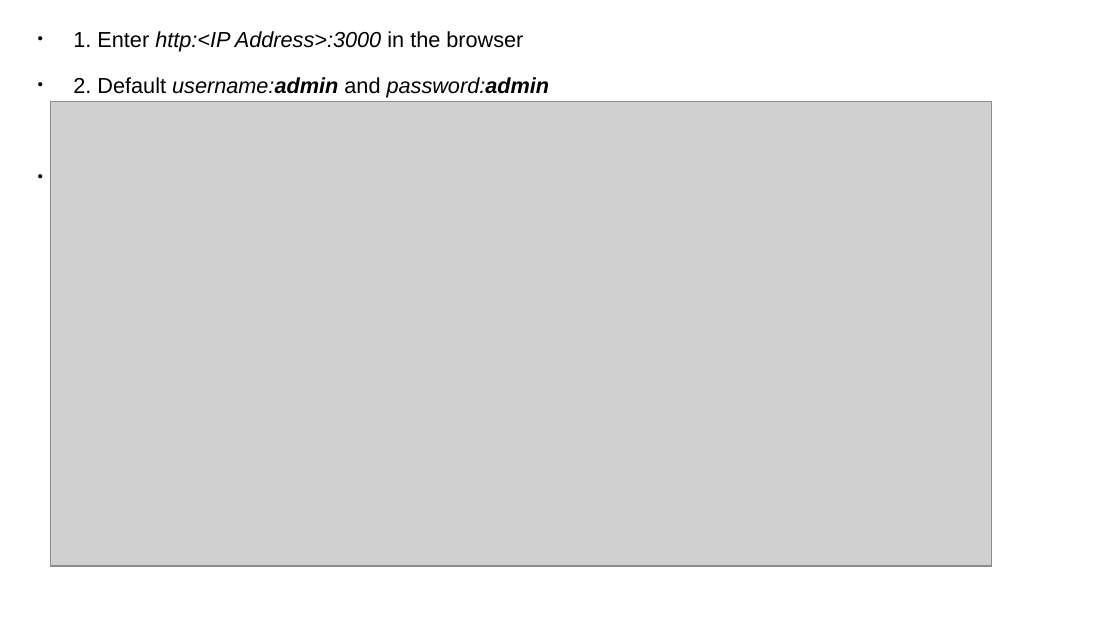
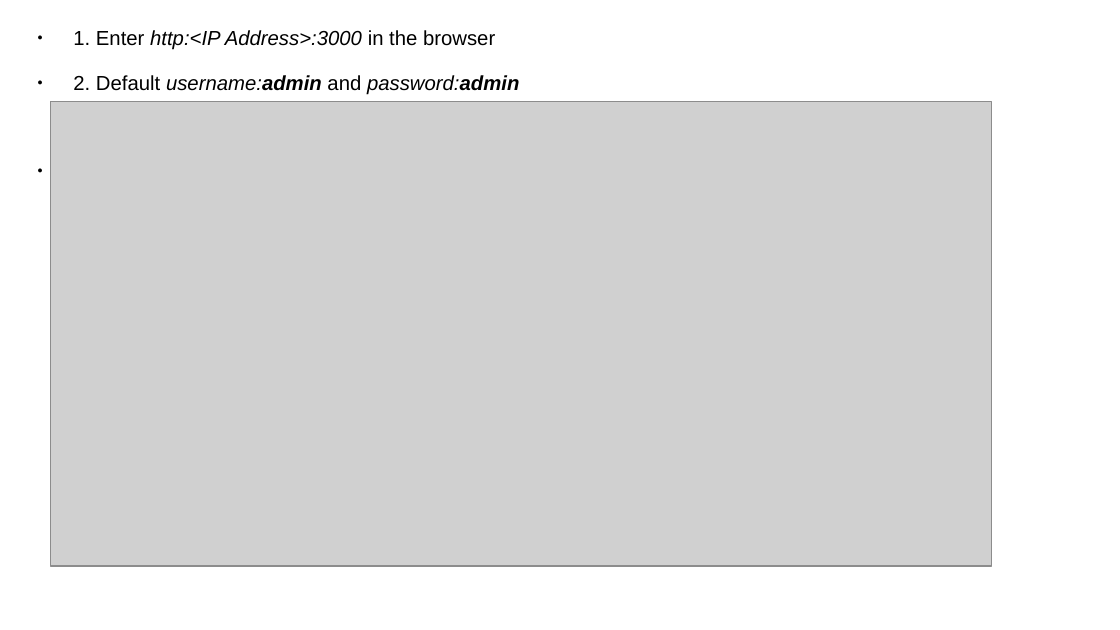
Before and after one commit to selvadurai/BacnetAPIServer, a slide deck: slide 5 of UserGuide/BacnetAPIServerUserGuide.pptx. Drawn at 1120x630 pixels with LibreOffice and Linux fonts; fonts in the diff are those of the drawing; grey boxes stand for pictures. Boxes give left, top, right and bottom in pixels: in the first picture for what was removed or moved away, otherwise in the second. Text is boxed around its words. In the diff, an @@ line names an element or a change of style, - is before the commit and + after.

```diff
--- a/UserGuide/BacnetAPIServerUserGuide.pptx
+++ b/UserGuide/BacnetAPIServerUserGuide.pptx
@@ text "1. Enter http:<IP Address>:3000 in ..." at [73, 30, 519, 95]: size 15.4 to 14.4 pt @@
```
Also in this commit, not shown: 3 other slides changed, 1 other file.
